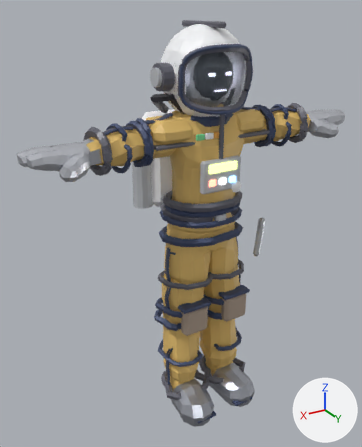
One commit to the glTF model assets/models/char_droid.glb: the scene before it, then after it.
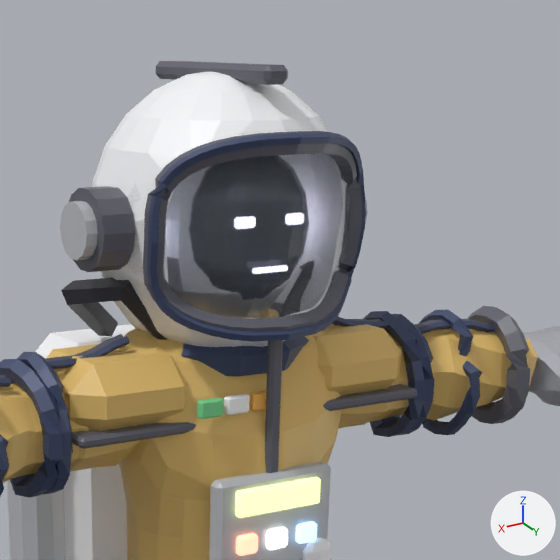
The first picture shows the older version from a camera (50 mm lens) standing at (0.604, 0.935, 0.937) and looking at (0.033, -0.016, 0.462). The close-ups show the older and then the newer version on the part from 36% to 88% of the width and 0% to 42% of the height of that picture. Only the edits that show in the close-ups are written down. Arrows for +X, +Y and +Z are at lower right; the lights stay in place. Where no turn or scale is listed for an object, it has been applied to the vertices. Vertices at exactly the same position are counted once.

Before the edit, the objects in view are built like this:
```python
me_cube_021 = bpy.data.meshes.new('Cube.021')
me_cube_021.from_pydata(...)  # 24 vertices, 44 faces; spans x -0.0356..0.0356, y 0.0985..0.1056, z 0.618..0.637
me_cube_021.materials.append(mat_scr)  # green #edf9a0, glowing yellow #f3ffa3
me_sphere = bpy.data.meshes.new('Sphere')
me_sphere.from_pydata(...)  # 400 vertices, 796 faces; spans x -0.091..0.091, y -0.079..0.104, z 0.711..0.909
me_sphere.materials.append(mat_droid_helm)  # white #f8f9fc
me_tube = bpy.data.meshes.new('tube')
me_tube.from_pydata(...)  # 280 vertices, 548 faces; spans x -0.109..0.109, y -0.056..0.112, z 0.74..0.913
me_tube.materials.append(mat_droid_trim)  # dark grey #61616c
me_tube_001 = bpy.data.meshes.new('tube.001')
me_tube_001.from_pydata(...)  # 200 vertices, 400 faces; spans x -0.089..0.089, y 0.064..0.114, z 0.74..0.873
me_tube_001.materials.append(mat_dark)  # dark blue #3f4b6c
ob_chest_scr = bpy.data.objects.new('Chest_scr', me_cube_021)
ob_chest_scr.location = (0.0, 0.0, 0.0)
ob_head_dark = bpy.data.objects.new('Head_dark', me_tube_001)
ob_head_dark.location = (0.0, 0.0, 0.0)
ob_head_droid_helm = bpy.data.objects.new('Head_droid_helm', me_sphere)
ob_head_droid_helm.location = (0.0, 0.0, 0.0)
ob_head_droid_trim = bpy.data.objects.new('Head_droid_trim', me_tube)
ob_head_droid_trim.location = (0.0, 0.0, 0.0)
# also in view: 'Chest_black' at (0.0, -0.012, 0.75); 'UpperArm.L_droid_suit' at (-0.094, 0.028, 0.702); 'UpperArm.R_droid_suit' at (0.094, 0.028, 0.702); 'Head_visor' at (0.0, 0.02, 0.81); 'UpperArm.R_droid_trim' at (0.096, 0.028, 0.708)
```
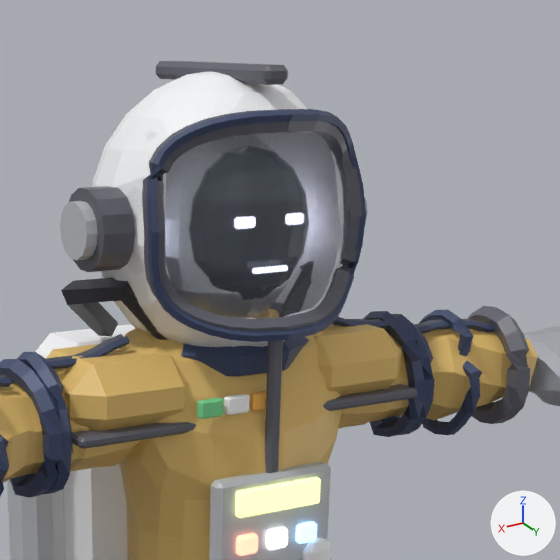
What differs and where, as boxes [x1, y1, x2, y2] in the close-ups (560 x 560 px; the box of a moved part takes in the faces that stretch with it):
'Head_droid_helm', reshaped
    before: [92, 72, 340, 347]
    after: [92, 72, 342, 347]
'Head_dark', reshaped (10% taller)
    before: [147, 132, 365, 342]
    after: [146, 110, 366, 342]
part 1 of me_tube_001, moved or reshaped
    before: [147, 132, 365, 335]
    after: [146, 110, 366, 335]
part 2 of me_sphere, moved or reshaped
    before: [116, 96, 340, 333]
    after: [116, 97, 342, 333]
part 3 of me_tube, moved or reshaped
    before: [143, 131, 362, 332]
    after: [142, 109, 362, 331]

The change, as a list of edits to the scene's bpy script:
```text
Change me_tube_001:
    used by ob_head_dark; location = (0.0, 0.0, 0.0)
    remove me_tube_001.from_pydata(...)  # 200 vertices, 400 faces; spans x -0.089..0.089, y 0.064..0.114, z 0.74..0.873
    add me_tube_001.from_pydata(...)  # 200 vertices, 400 faces; spans x -0.089..0.089, y 0.062..0.109, z 0.74..0.887
    me_tube_001 part 1: 165 of 200 vertices moved; they spanned x -0.089..0.089, y 0.064..0.114, z 0.749..0.873 and now span x -0.089..0.089, y 0.062..0.103, z 0.75..0.887; mean shift (0.0, -0.005, 0.008); largest move (0.041, 0.104, 0.868) -> (0.041, 0.092, 0.881)
Change me_sphere:
    used by ob_head_droid_helm; location = (0.0, 0.0, 0.0)
    remove me_sphere.from_pydata(...)  # 400 vertices, 796 faces; spans x -0.091..0.091, y -0.079..0.104, z 0.711..0.909
    add me_sphere.from_pydata(...)  # 390 vertices, 776 faces; spans x -0.091..0.091, y -0.079..0.098, z 0.711..0.909
    me_sphere part 2
    40 vertices are removed from x -0.074..0.075, y 0.046..0.104, z 0.76..0.88
    140 faces are deleted
    20 vertices move from x -0.079..0.079, y 0.046..0.091, z 0.757..0.88 to x -0.079..0.079, y 0.063..0.093, z 0.758..0.877
    30 vertices are added at x -0.075..0.075, y 0.046..0.073, z 0.76..0.869
    120 new faces join them
Change me_tube:
    used by ob_head_droid_trim; location = (0.0, 0.0, 0.0)
    remove me_tube.from_pydata(...)  # 280 vertices, 548 faces; spans x -0.109..0.109, y -0.056..0.112, z 0.74..0.913
    add me_tube.from_pydata(...)  # 280 vertices, 548 faces; spans x -0.109..0.109, y -0.056..0.106, z 0.74..0.913
    me_tube part 3: 163 of 280 vertices moved; they spanned x -0.089..0.088, y 0.056..0.112, z 0.749..0.874 and now span x -0.089..0.088, y 0.054..0.101, z 0.75..0.887; mean shift (0.0, -0.005, 0.008); largest move (-0.041, 0.102, 0.866) -> (-0.041, 0.09, 0.879)
```
